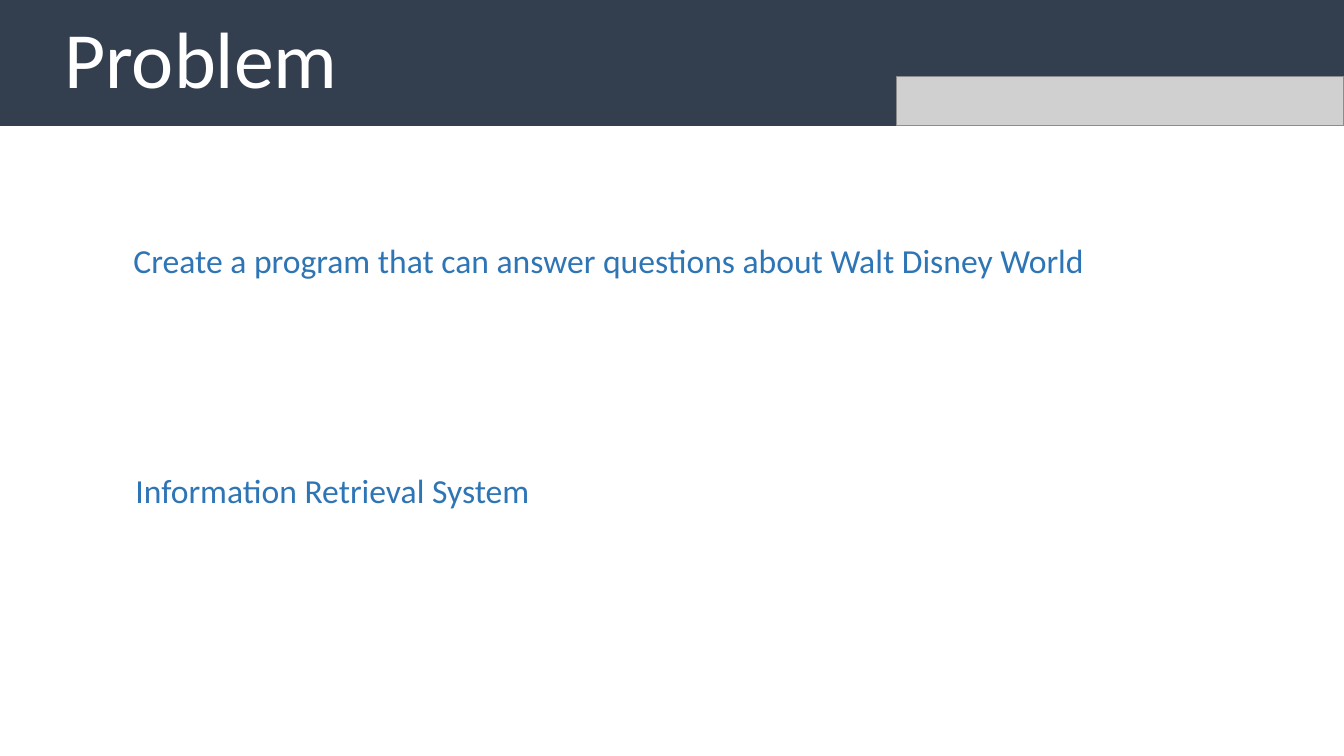
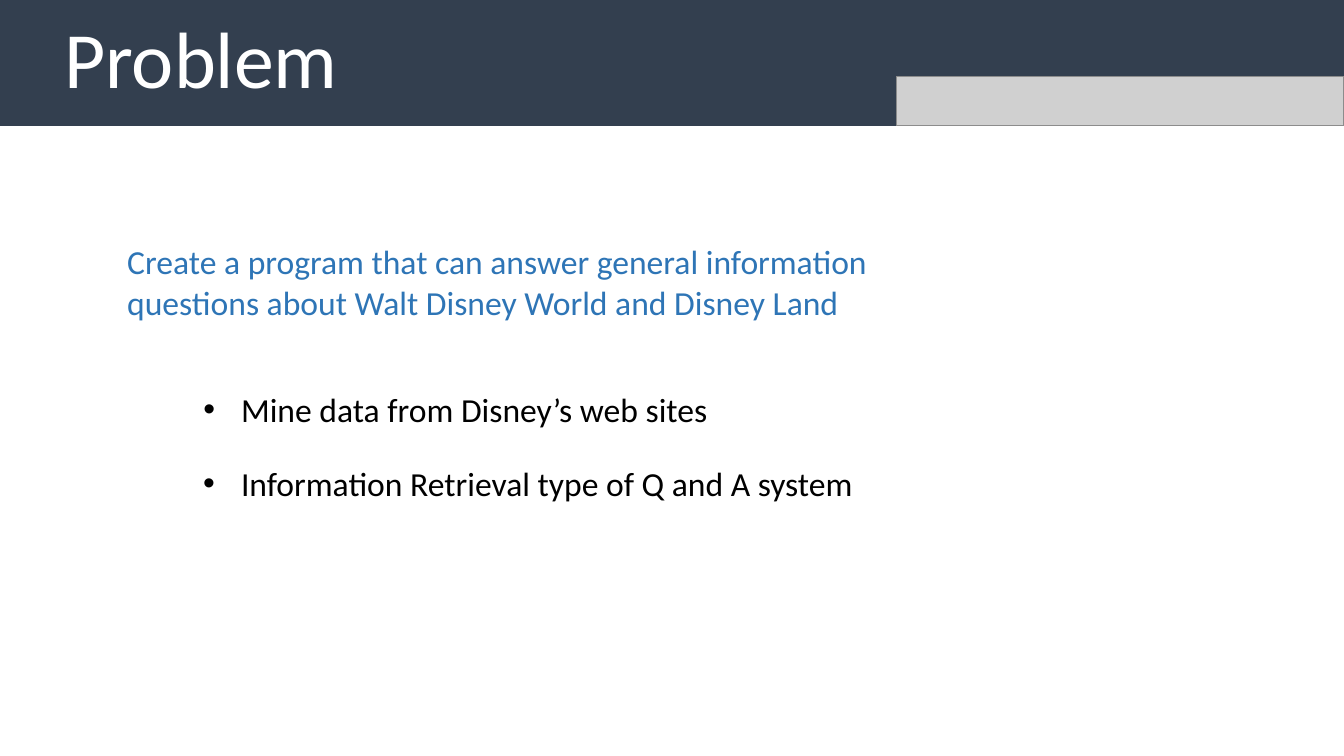
Before and after one commit to uabinf/nlp-group-project-fall-2020-disneyqanda, a slide deck: slide 2 of disneyqanda.pptx. Drawn at 1344x756 pixels with LibreOffice and Linux fonts; fonts in the diff are those of the drawing; grey boxes stand for pictures. Boxes give left, top, right and bottom in pixels: in the first picture for what was removed or moved away, otherwise in the second. Text is boxed around its words. In the diff, an @@ line names an element or a change of style, - is before the commit and + after.

```diff
--- a/disneyqanda.pptx
+++ b/disneyqanda.pptx
@@ text at [127,250,867,321]: text changed @@
-Create a program that can answer questions about Walt Disney World
+Create a program that can answer general information questions about Walt Disney World and Disney Land
@@ text added at [241,398,708,428], 24 pt, text #000000 @@
+• Mine data from Disney’s web sites
@@ text at [241,472,853,502]: text changed; text colour #2E75B6 to #000000 @@
-Information Retrieval System
+• Information Retrieval type of Q and A system
```
Also in this commit, not shown: 4 other slides changed, 6 slides added.
